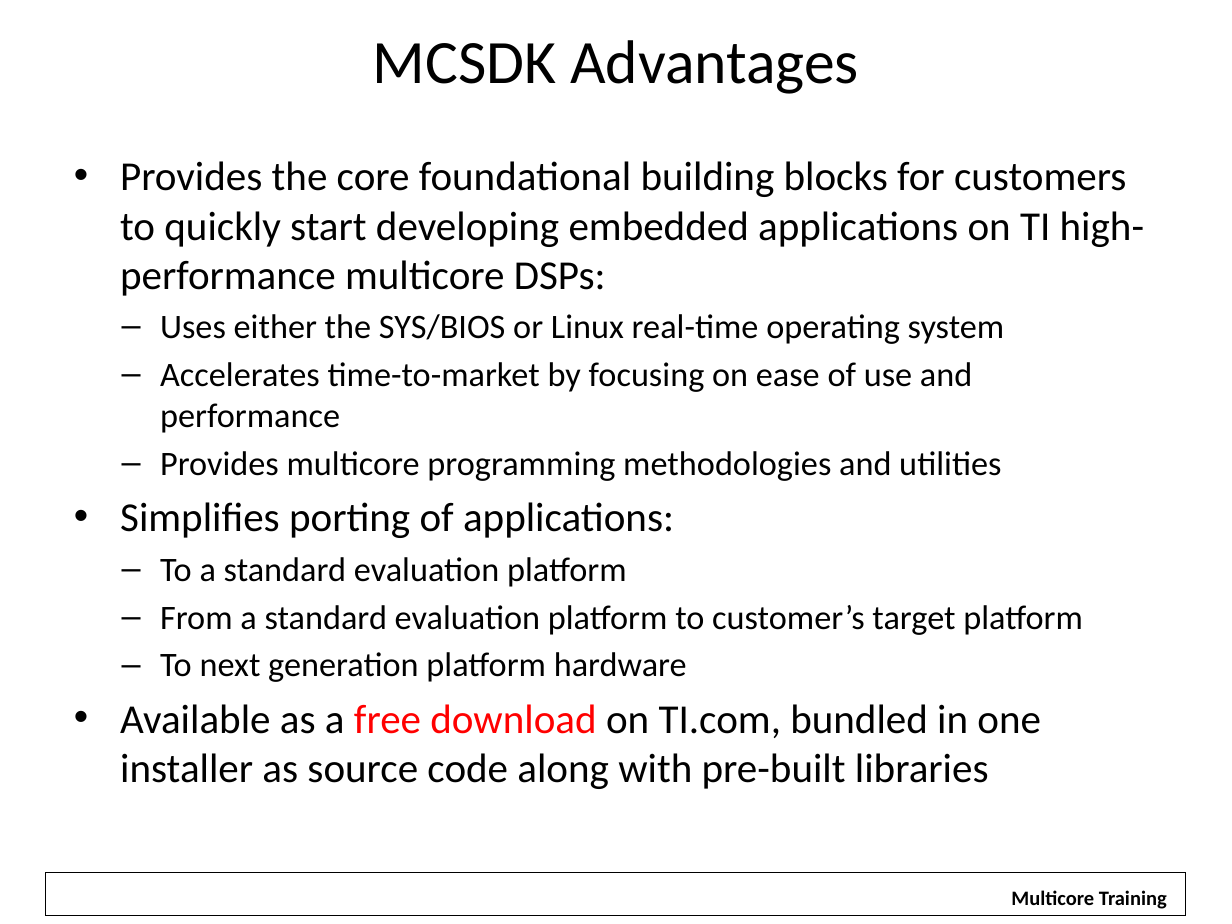
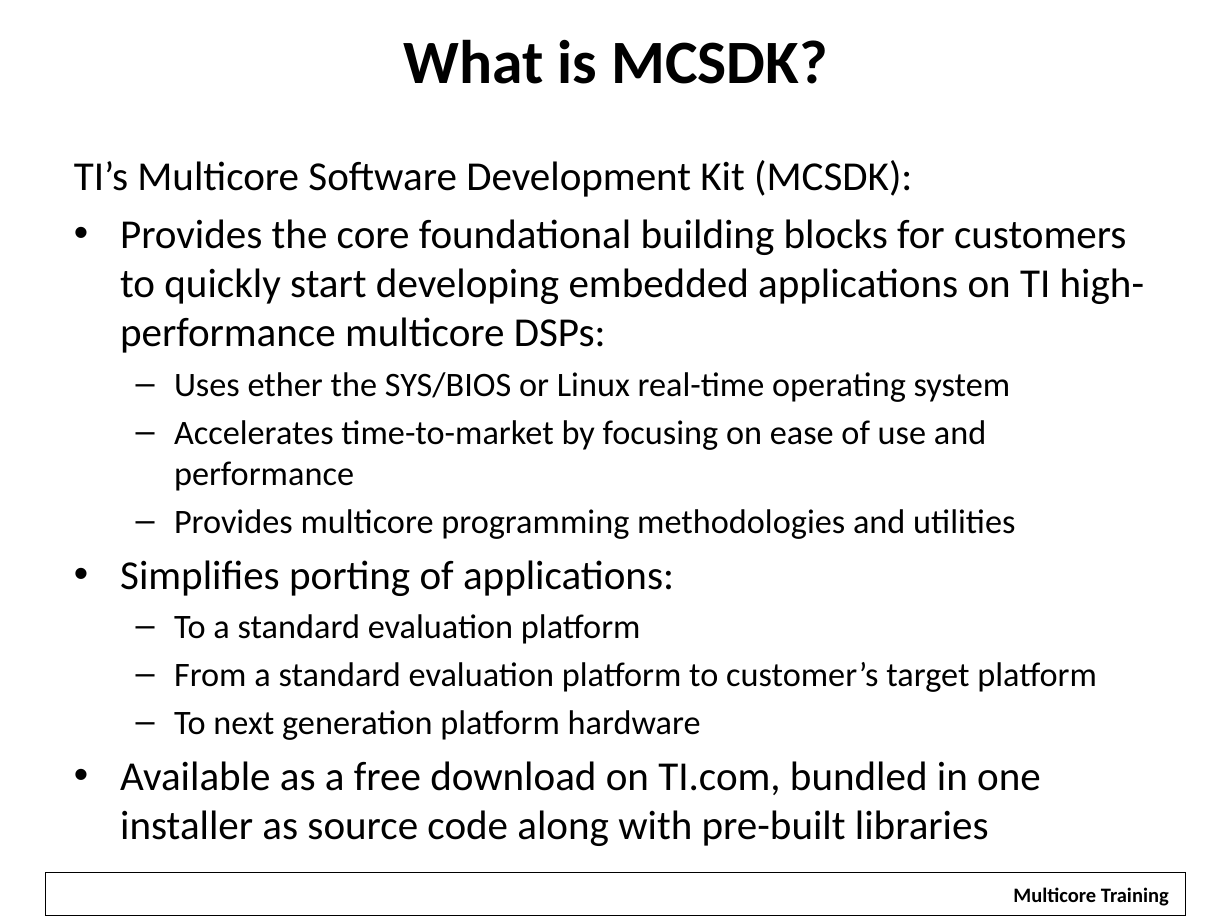
Before and after one commit to hari1989/keystone-workshop, a slide deck: slide 9 of slides/Introduction to KeyStone Software Ecosystem.pptx (slide 11 before the commit). Drawn at 1232x924 pixels with LibreOffice and Linux fonts; fonts in the diff are those of the drawing; background and template pictures are left out. Boxes give left, top, right and bottom in pixels: in the first picture for what was removed or moved away, otherwise in the second. Text is boxed around its words. In the diff, an @@ line names an element or a change of style, - is before the commit and + after.

```diff
--- a/slides/Introduction to KeyStone Software Ecosystem.pptx
+++ b/slides/Introduction to KeyStone Software Ecosystem.pptx
@@ title at (404, 39, 827, 84): text changed; bold on @@
-MCSDK Advantages
+What is MCSDK?
@@ text at (74, 160, 912, 197): paragraph added @@
+TI’s Multicore Software Development Kit (MCSDK):
@@ text at (174, 372, 1011, 402): text changed @@
-  – Uses either the SYS/BIOS or Linux real-time operating system
+  – Uses ether the SYS/BIOS or Linux real-time operating system
@@ text at (120, 420, 1097, 795): text colour #FF0000 to #000000 in "free download"; indent changed @@
@@ rectangle "Multicore Training": place and size @@
-rectangle "Multicore Training" at (1011, 890, 1167, 909)
+rectangle "Multicore Training" at (1000, 876, 1183, 913)
```
Also in this commit, not shown: 18 other slides changed, 4 slides removed, 1 other file.
